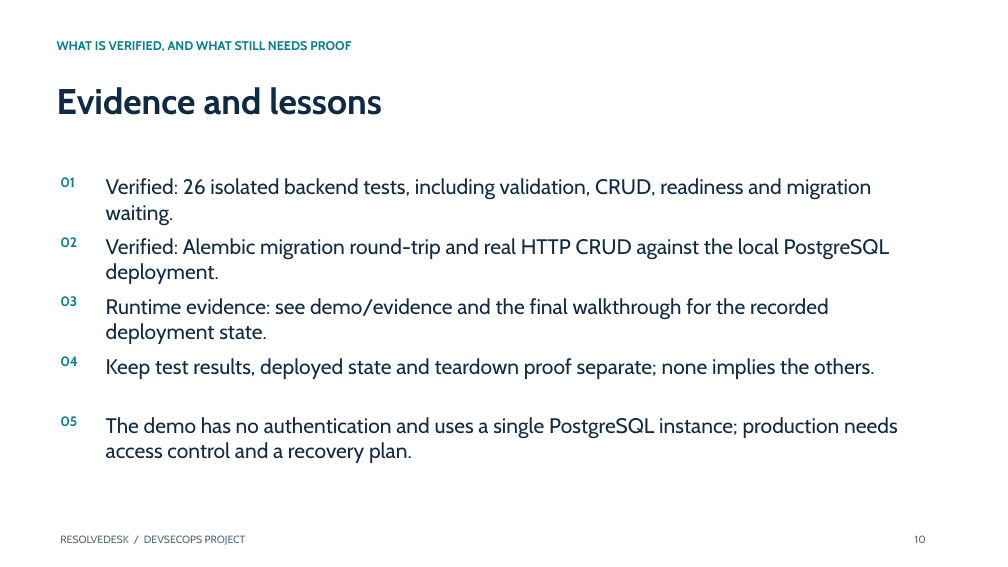
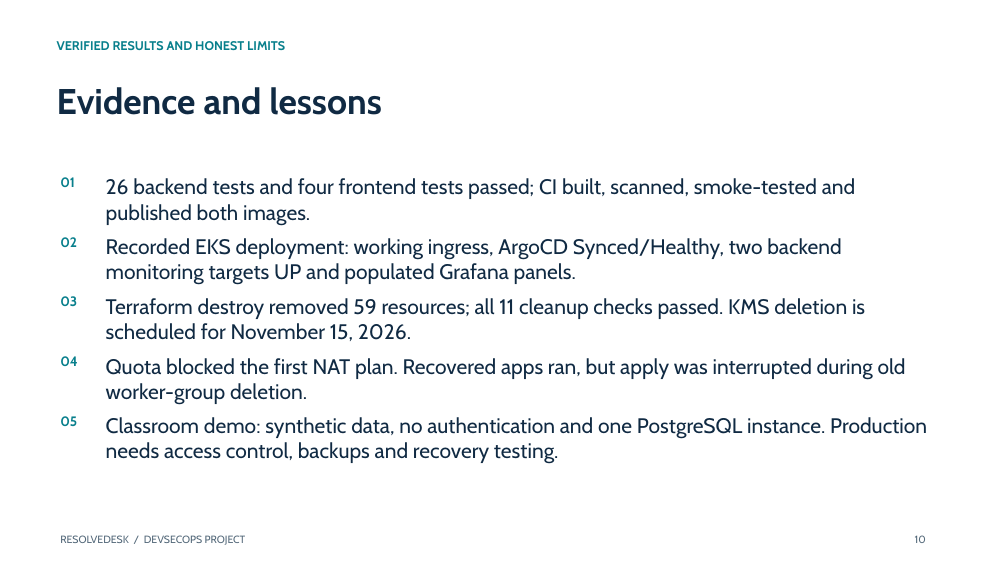
Before and after one commit to dibyo10/resolvedesk-devsecops, a slide deck: slide 10 of demo/presentation.pptx. Drawn at 1008x567 pixels with LibreOffice and Linux fonts; fonts in the diff are those of the drawing. Boxes give left, top, right and bottom in pixels: in the first picture for what was removed or moved away, otherwise in the second. Text is boxed around its words. In the diff, an @@ line names an element or a change of style, - is before the commit and + after.

```diff
--- a/demo/presentation.pptx
+++ b/demo/presentation.pptx
@@ text at <box>57,41,285,50</box>: text changed @@
-WHAT IS VERIFIED, AND WHAT STILL NEEDS PROOF
+VERIFIED RESULTS AND HONEST LIMITS
@@ text at <box>106,178,856,226</box>: text changed @@
-Verified: 26 isolated backend tests, including validation, CRUD, readiness and migration waiting.
+26 backend tests and four frontend tests passed; CI built, scanned, smoke-tested and published both images.
@@ text at <box>106,238,841,285</box>: text changed @@
-Verified: Alembic migration round-trip and real HTTP CRUD against the local PostgreSQL deployment.
+Recorded EKS deployment: working ingress, ArgoCD Synced/Healthy, two backend monitoring targets UP and populated Grafana panels.
@@ text at <box>106,298,865,341</box>: text changed @@
-Runtime evidence: see demo/evidence and the final walkthrough for the recorded deployment state.
+Terraform destroy removed 59 resources; all 11 cleanup checks passed. KMS deletion is scheduled for November 15, 2026.
@@ text at <box>106,358,906,405</box>: text changed @@
-Keep test results, deployed state and teardown proof separate; none implies the others.
+Quota blocked the first NAT plan. Recovered apps ran, but apply was interrupted during old worker-group deletion.
@@ text at <box>106,417,927,464</box>: text changed @@
-The demo has no authentication and uses a single PostgreSQL instance; production needs access control and a recovery plan.
+Classroom demo: synthetic data, no authentication and one PostgreSQL instance. Production needs access control, backups and recovery testing.
```
Also in this commit, not shown: 4 other slides changed, 7 other files.
